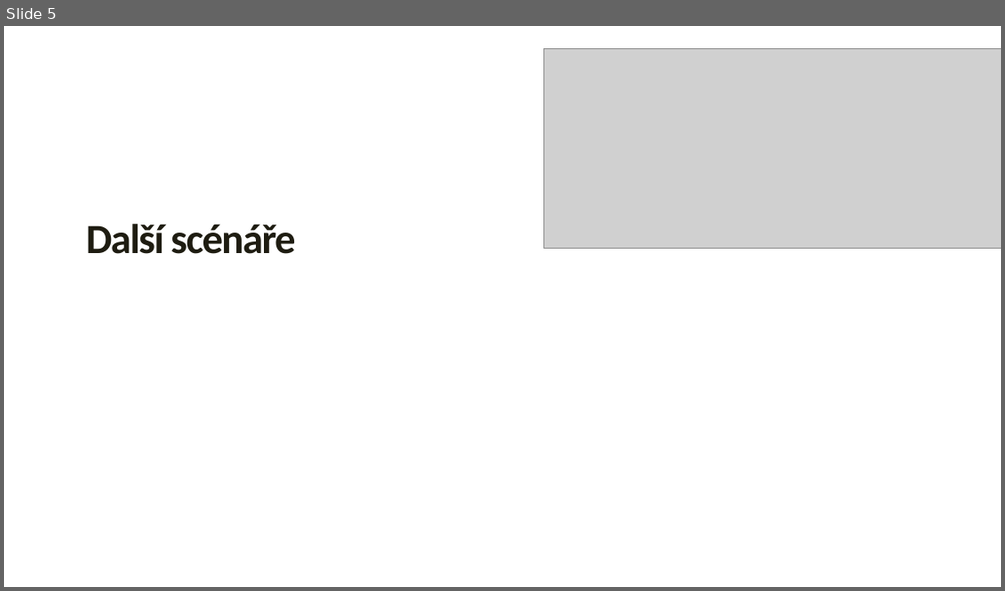
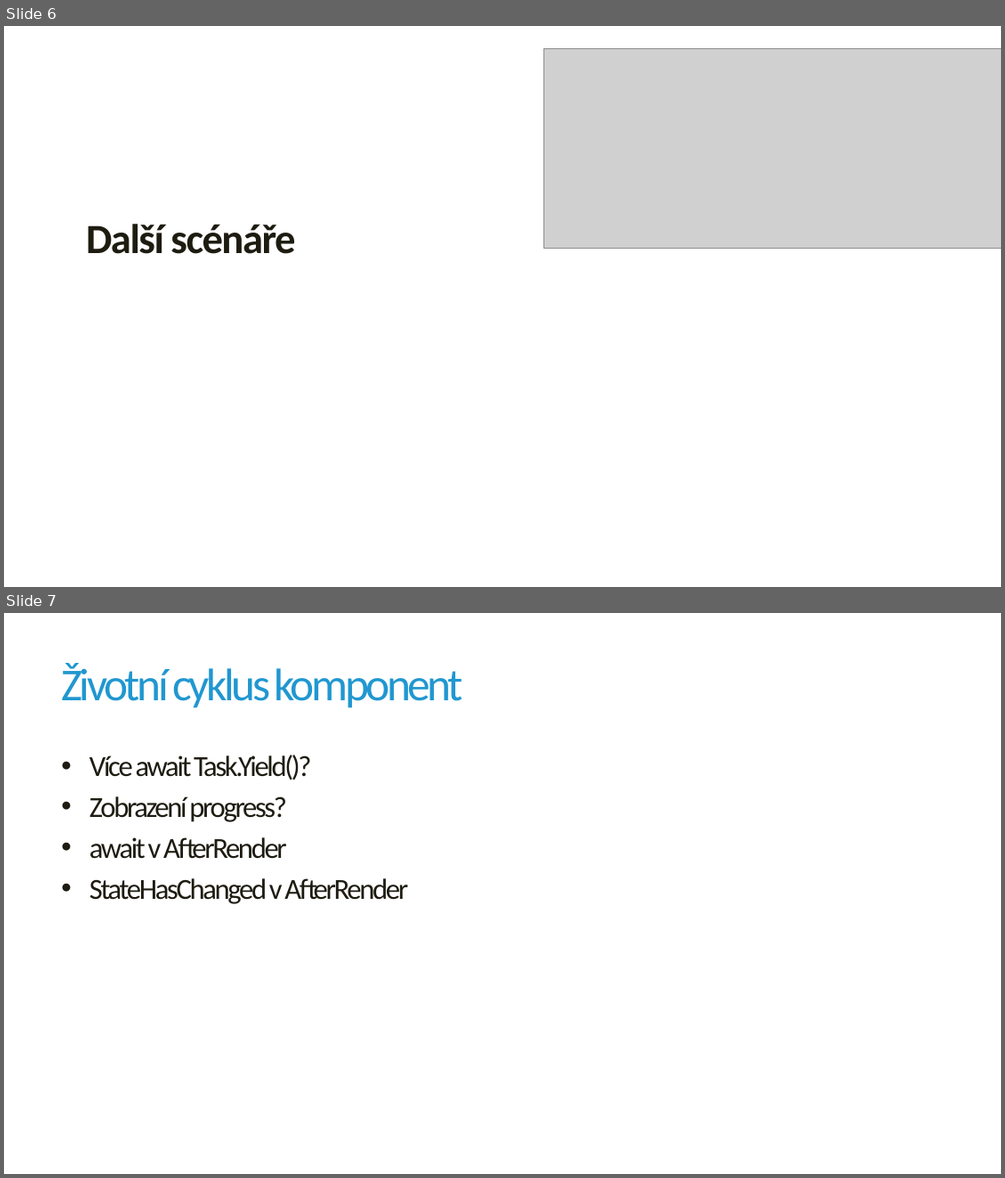
Before and after one commit to jirikanda/BlazorDemos, a slide deck: Presentation/05 - Blazor - Lifecycle.pptx. Shown one above the other, each under a label of ours: slide 5 before the commit, slides 6 and 7 after it. The pictures are 1005x591 and 1005x1178 pixels, drawn with LibreOffice and Linux fonts; fonts in the diff are those of the drawing; grey boxes stand for pictures; background and template pictures are left out. Boxes give left, top, right and bottom in pixels: in the first picture for what was removed or moved away, otherwise in the second. Text is boxed around its words. In the diff, an @@ line names an element or a change of style, - is before the commit and + after.

```diff
--- a/Presentation/05 - Blazor - Lifecycle.pptx
+++ b/Presentation/05 - Blazor - Lifecycle.pptx
@@ slide 7 added at (4,613,1001,1174), background #FFFFFF @@
@@ title added at (61,663,463,708), 44 pt, text #2097D0 @@
+Životní cyklus komponent
@@ text added at (89,755,408,904), 28 pt, text #1E1C11 @@
+• Více await Task.Yield()?
+• Zobrazení progress?
+• await v AfterRender
+• StateHasChanged v AfterRender
@@ what was slide 5 is now slide 6 @@
```
Also in this commit, not shown: 2 slides changed, 1 other slide added, 2 other files.
